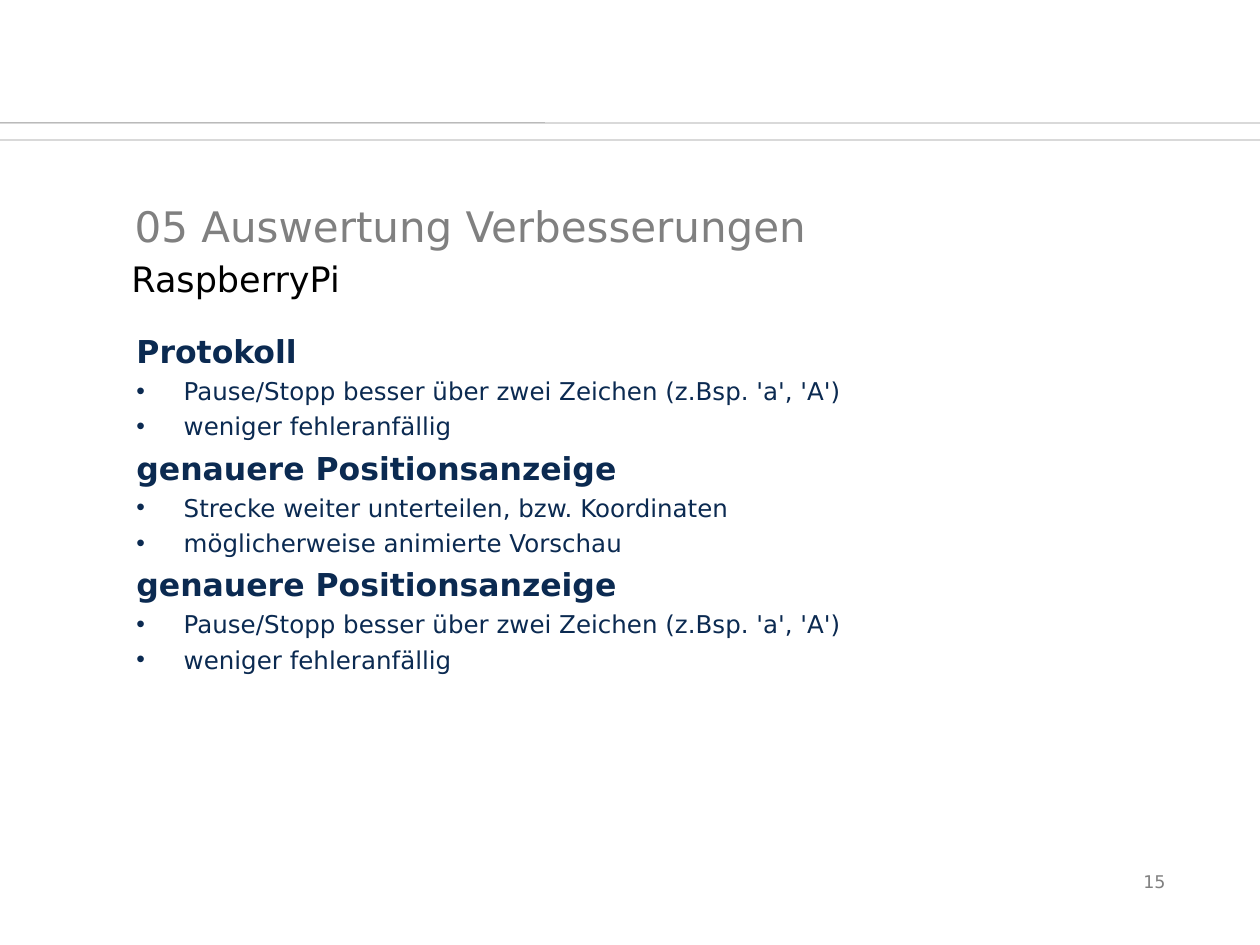
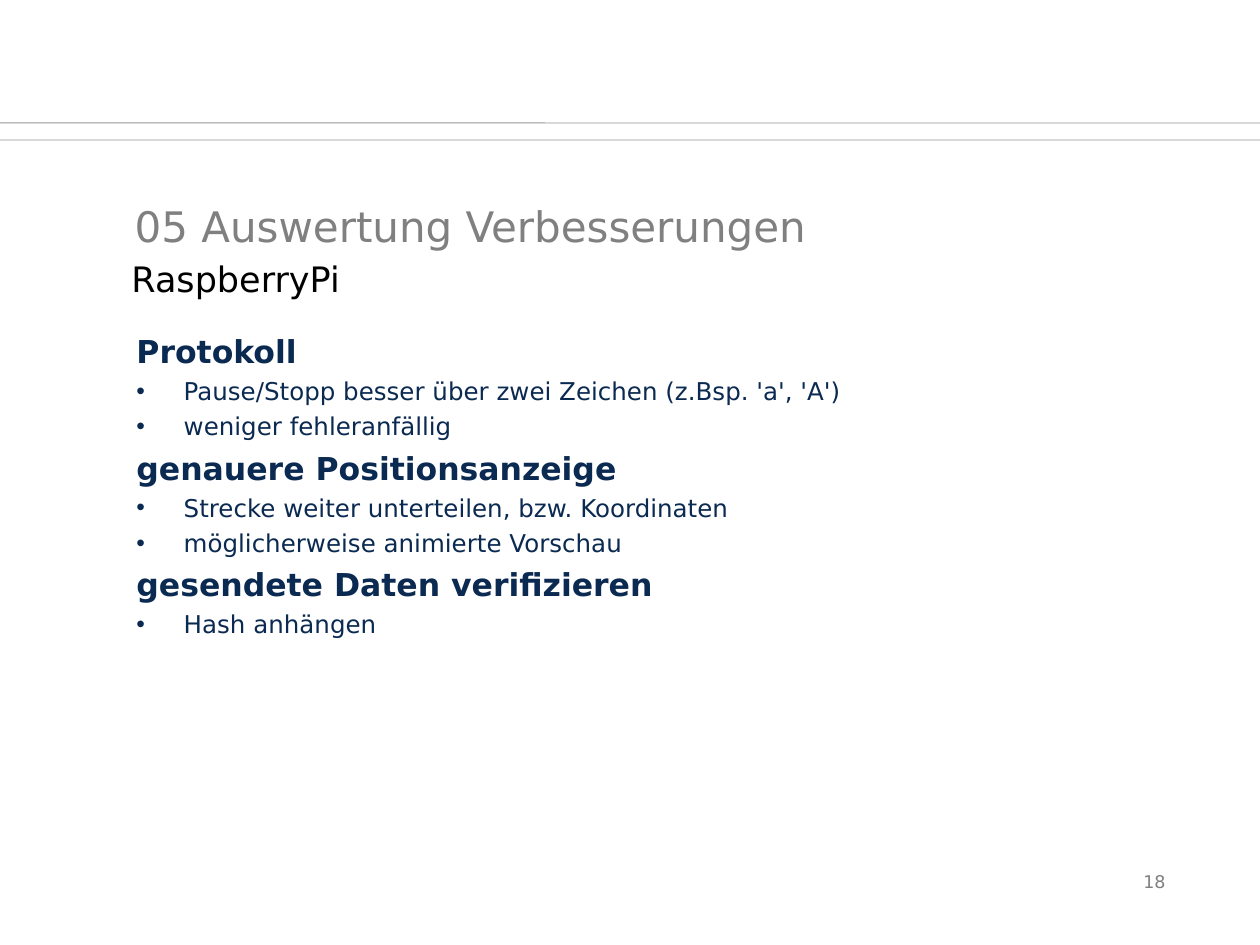
Before and after one commit to SaSteDD/ees_StegStef, a slide deck: slide 18 of präsi/btwf.odp (slide 15 before the commit). Drawn at 1260x945 pixels with LibreOffice and Linux fonts; fonts in the diff are those of the drawing; background and template pictures are left out. Boxes give left, top, right and bottom in pixels: in the first picture for what was removed or moved away, otherwise in the second. Text is boxed around its words. In the diff, an @@ line names an element or a change of style, - is before the commit and + after.

```diff
--- a/präsi/btwf.odp
+++ b/präsi/btwf.odp
@@ text at (136,572,652,638): text changed; size 14 to 18 pt; bold on @@
-genauere Positionsanzeige
-• Pause/Stopp besser über zwei Zeichen (z.Bsp. 'a', 'A')
-• weniger fehleranfällig
+gesendete Daten verifizieren
+• Hash anhängen
@@ page number at (1143,875,1165,888): text changed @@
-15
+18
```
Also in this commit, not shown: 1 other slide changed, 4 slides added, 1 slide removed, 8 other files.
